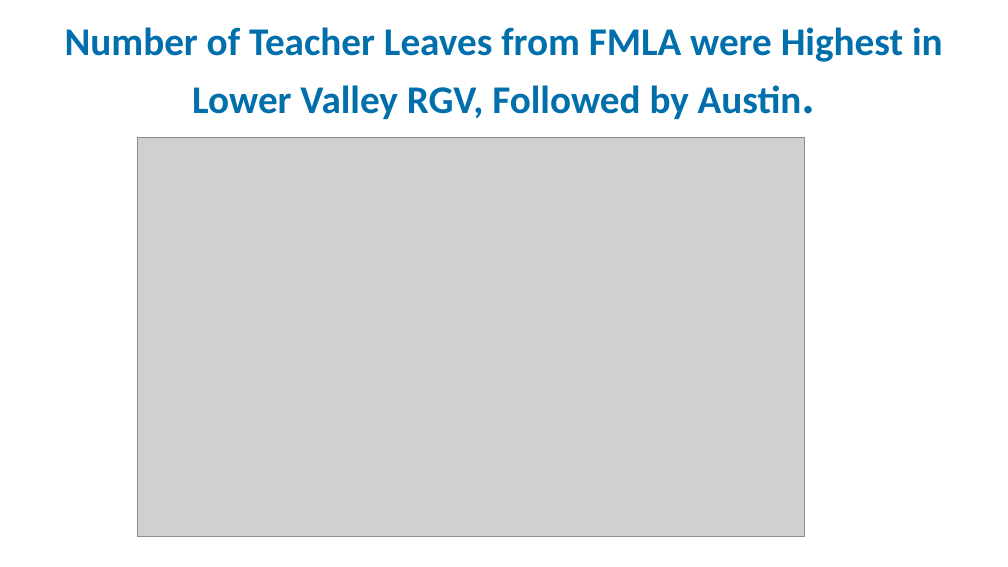
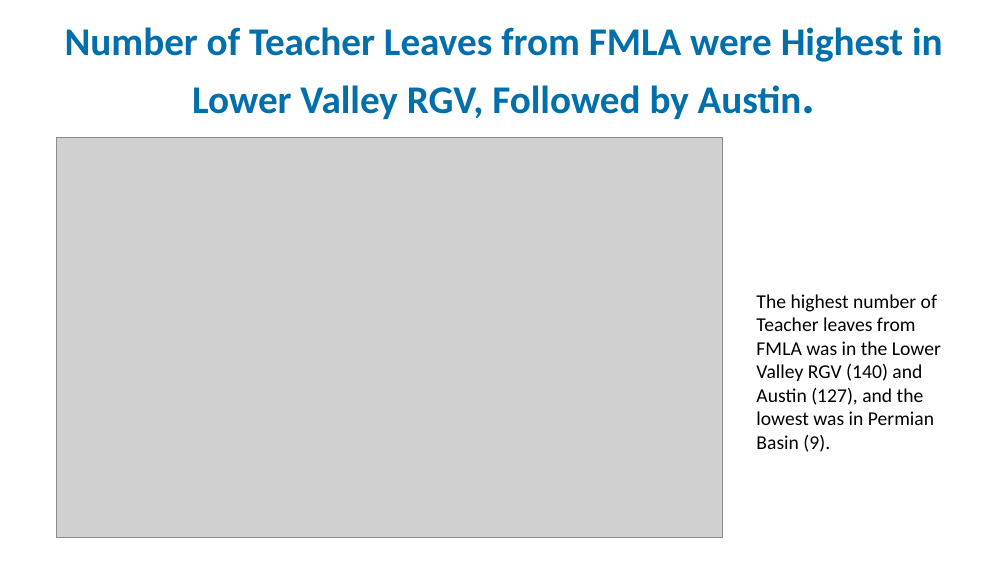
Before and after one commit to idea-analytics/Staffing_Trends_Performance_Vacancies, a slide deck: slide 41 of graphs/Staffing_Part1_23-24_preliminary_report.pptx (slide 21 before the commit). Drawn at 1008x567 pixels with LibreOffice and Linux fonts; fonts in the diff are those of the drawing; grey boxes stand for pictures; background and template pictures are left out. Boxes give left, top, right and bottom in pixels: in the first picture for what was removed or moved away, otherwise in the second. Text is boxed around its words. In the diff, an @@ line names an element or a change of style, - is before the commit and + after.

Commit message:
subject
added subject for FMLA and Vacancy data (4 subjects)

```diff
--- a/graphs/Staffing_Part1_23-24_preliminary_report.pptx
+++ b/graphs/Staffing_Part1_23-24_preliminary_report.pptx
@@ picture: place and size @@
-picture at [137, 137, 803, 537]
+picture at [56, 138, 723, 538]
@@ text added at [756, 294, 941, 452], 14 pt, text #000000 @@
+The highest number of Teacher leaves from FMLA was in the Lower Valley RGV (140) and Austin (127), and the lowest was in Permian Basin (9).
```
Also in this commit, not shown: 1 other slide changed, 36 slides added, 2 other files.
